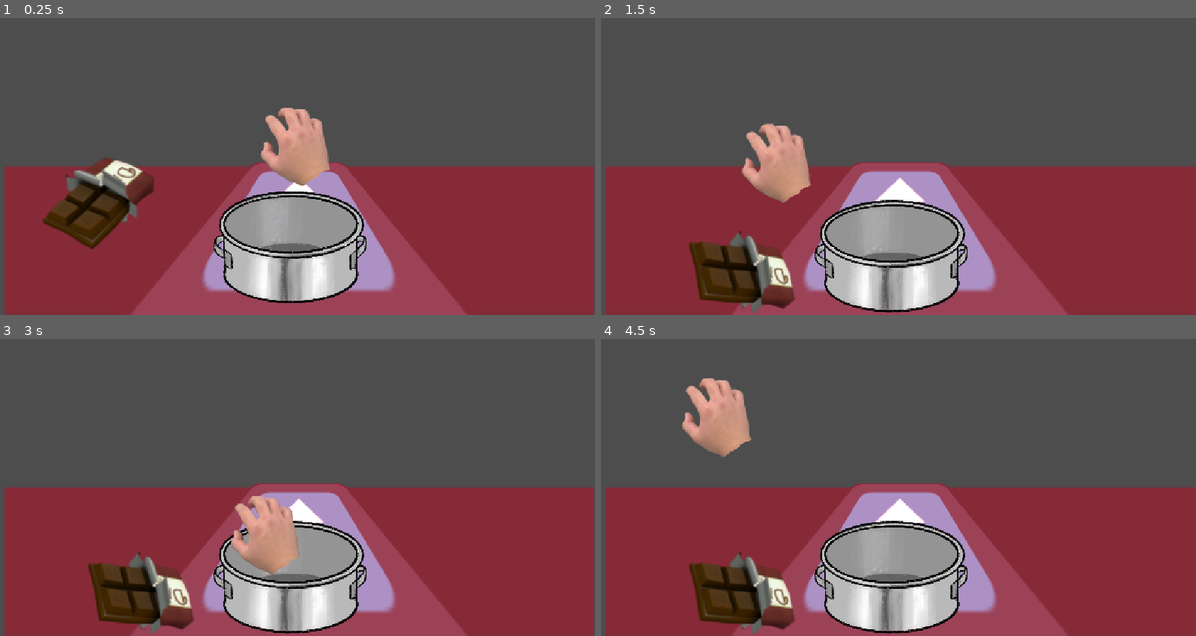
Above: before the commit, frames 1-4 (two rows, left to right).
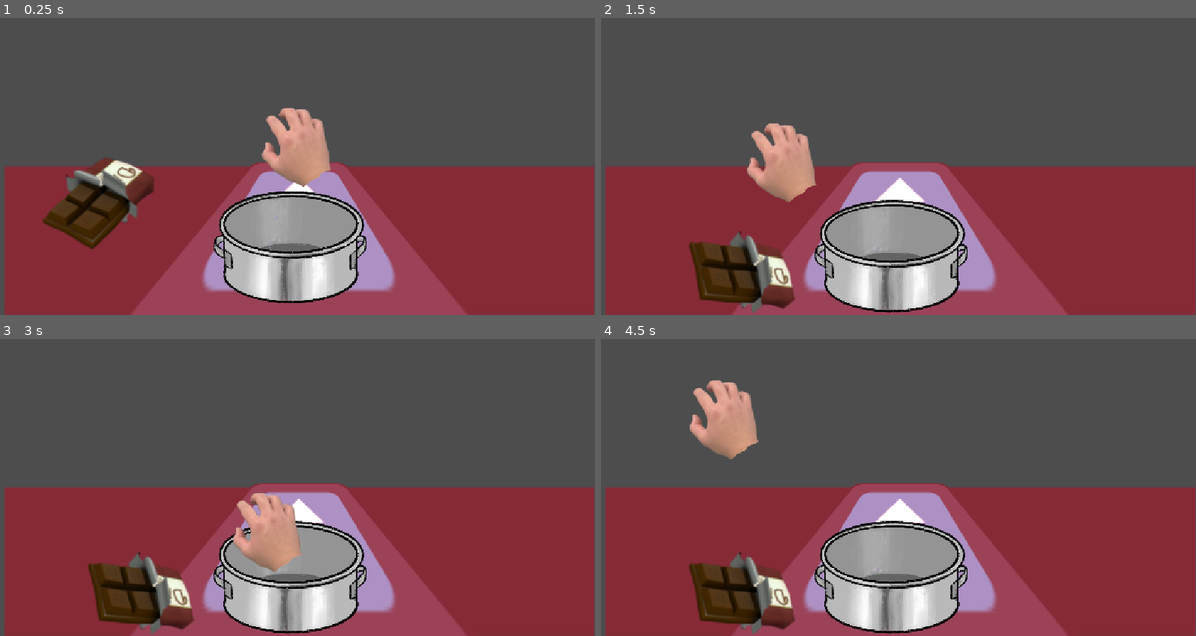
Above: after the commit, the same moments.

Repository: EugeneGLi/HotCocoaForTwo
Game: Godot game, scene res://scenes/demo.tscn
Two runs of this game, one before a commit and one after it. Both use one fixed random seed, a clock stepped at 60 frames per second and the inputs below. The engine's default icon, where the game draws it, is replaced by a stand-in: a white triangle on a blue panel in a dark square.
Inputs (mouse positions are in pixels of both pictures, inside the frame that each line leads up to):
- Up to frame 1 (0.25 s): no input
- Up to frame 2 (1.5 s): tap Enter (ui_accept) at 0.5, 0.77 s; move the mouse to (1029, 130) at 0.52 s; press the mouse at (1029, 130) at 0.53 s; hold Right (ui_right) from 0.53 s (still down); move the mouse to (773, 163) at 1.27 s; release the mouse at (773, 163) at 1.28 s; click (773, 163) at 1.35 s
- Up to frame 3 (3 s): tap Enter (ui_accept) at 1.52, 2, 2.75 s; move the mouse to (357, 392) at 2.02 s; release Right (ui_right) at 2.03 s; press the mouse at (357, 392) at 2.03 s; hold Left (ui_left) 2.03-2.78 s; move the mouse to (267, 535) at 2.77 s; release the mouse at (267, 535) at 2.78 s; hold Right (ui_right) from 2.78 s (still down); click (267, 535) at 2.85 s
- Up to frame 4 (4.5 s): tap Enter (ui_accept) at 3.02, 3.5, 3.77, 4.25 s; move the mouse to (1077, 517) at 3.52 s; press the mouse at (1077, 517) at 3.53 s; move the mouse to (714, 416) at 4.27 s; release Right (ui_right) at 4.28 s; release the mouse at (714, 416) at 4.28 s; hold Left (ui_left) from 4.28 s (still down); click (714, 416) at 4.35 s

The runs differ from the first frame. In frame 1, 0.2% of the frame differs, in the area x 43-56%, y 30-57%; in frame 2, 0.9%; in frame 3, 0.7%; in frame 4, 1.1%, in the area x 13-27%, y 13-41%.

Commit message:
Improve hand and grab physics
Smooth cursor-follow movement and use a shape query to grab the closest grabbable rigid body. Move held items with collision-aware kinematic motion and restore their prior freeze state on release. Remove the ingredient-specific grab signal path.

Co-authored-by: Copilot App <223556219+Copilot@users.noreply.github.com>

Diff:
--- a/HotCocoaForTwo/scenes/demo.tscn
+++ b/HotCocoaForTwo/scenes/demo.tscn
@@ -2,7 +2,6 @@
 
 [ext_resource type="Shader" uid="uid://ihjiyr6nhntm" path="res://shaders/tabletemp.gdshader" id="1_ba4lm"]
 [ext_resource type="Texture2D" uid="uid://4q335xxs2p" path="res://icon.svg" id="1_tqfh0"]
-[ext_resource type="Script" uid="uid://d4dbrldky3nna" path="res://scripts/hand.gd" id="1_x0xbu"]
 [ext_resource type="PackedScene" uid="uid://cvacwf6q2s7nr" path="res://scenes/hand.tscn" id="3_l20p6"]
 [ext_resource type="Texture2D" uid="uid://cjeubcy04atf0" path="res://assets/Pot_Empty.png" id="4_b0nem"]
 [ext_resource type="PackedScene" uid="uid://cai0m5xuone5r" path="res://scenes/ingredient.tscn" id="4_vephn"]
@@ -20,7 +19,6 @@
 size = Vector2(1221.5, 191)
 
 [node name="Node2D" type="Node2D" unique_id=1738999152]
-script = ExtResource("1_x0xbu")
 
 [node name="table" type="Sprite2D" parent="." unique_id=1138692711]
 modulate = Color(0.64705884, 0.16470589, 0.16470589, 1)
@@ -55,5 +53,3 @@
 [node name="table collision" type="CollisionShape2D" parent="table2" unique_id=976665633]
 position = Vector2(619.25, 723)
 shape = SubResource("RectangleShape2D_e1qvk")
-
-[connection signal="grab_item" from="Hand" to="Ingredient" method="_on_main_thingy_grab_item"]
--- a/HotCocoaForTwo/scenes/ingredient.tscn
+++ b/HotCocoaForTwo/scenes/ingredient.tscn
@@ -1,7 +1,6 @@
 [gd_scene format=3 uid="uid://cai0m5xuone5r"]
 
 [ext_resource type="Texture2D" uid="uid://dh31461mqgyxn" path="res://assets/choclate.png" id="1_rcex7"]
-[ext_resource type="Script" uid="uid://8fh45c5xxnl5" path="res://scripts/ingredient.gd" id="1_ssx0k"]
 [ext_resource type="PackedScene" uid="uid://clgm0opwuomqn" path="res://scenes/grabbable.tscn" id="2_de0p5"]
 
 [sub_resource type="RectangleShape2D" id="RectangleShape2D_r8pa7"]
@@ -12,7 +11,6 @@
 
 [node name="Ingredient" type="Node2D" unique_id=993039001]
 scale = Vector2(1.665, 1.665)
-script = ExtResource("1_ssx0k")
 
 [node name="GrabbableTemplate" parent="." unique_id=1450439087 instance=ExtResource("2_de0p5")]
 unique_name_in_owner = true
--- a/HotCocoaForTwo/scripts/hand.gd
+++ b/HotCocoaForTwo/scripts/hand.gd
@@ -4,42 +4,94 @@
 
 @export var hand:Sprite2D
 @export var handHitBox: Area2D
+@export_range(0.0, 40.0, 0.1) var hand_follow_speed := 18.0
 
 @export var handSprites: Dictionary[String, Texture2D] = {
 	"OpenHand" : null,
 	"ClosedHand": null
 }
 
-var grabbedItem: Node = null
+var grabbed_item: RigidBody2D
+var grab_offset := Vector2.ZERO
+var previous_freeze := false
+var previous_freeze_mode := 0
 
 
-signal grab_item(info: bool)
-# Called when the node enters the scene tree for the first time.
+func _physics_process(delta: float) -> void:
+	if hand:
+		var target_position := get_local_mouse_position()
+		hand.position = hand.position.lerp(target_position, 1.0 - exp(-hand_follow_speed * delta))
 
-# Called every frame. 'delta' is the elapsed time since the previous frame.
-@warning_ignore("unused_parameter")
-func _process(delta: float) -> void:
-	if hand:
-		hand.position = get_local_mouse_position();
+	if not is_instance_valid(grabbed_item):
+		grabbed_item = null
+		return
+
+	var target_item_position := handHitBox.global_position + grab_offset
+	grabbed_item.move_and_collide(target_item_position - grabbed_item.global_position)
 
 
-@warning_ignore("unused_parameter")
 func _input(event: InputEvent) -> void:
-	if not hand:
+	if event.is_action_pressed("Grab") and not event.is_echo():
+		if hand:
+			hand.texture = handSprites.get("ClosedHand")
+		if not is_instance_valid(grabbed_item):
+			_try_grab_closest()
+	elif event.is_action_released("Grab"):
+		if hand:
+			hand.texture = handSprites.get("OpenHand")
+		_release_grabbed_item()
+
+
+func _try_grab_closest() -> void:
+	if not handHitBox:
 		return
-	if Input.is_action_pressed("Grab"):
-		#check for collisions
-		hand.texture = handSprites["ClosedHand"]
-	if Input.is_action_just_pressed("Grab"):
-		for area: Area2D in handHitBox.get_overlapping_areas():
-			#if grabbable
-			if area.is_in_group("Grabbable"):
-				#grab
-				grabbedItem = area.get_parent()
-				grab_item.emit(true)
-				#currently only grab one
-				break;
-	if Input.is_action_just_released("Grab"):
-		hand.texture = handSprites["OpenHand"]
-		grabbedItem = null
-		grab_item.emit(false)
+
+	var shape_node := handHitBox.get_child(0) as CollisionShape2D
+	if not shape_node or not shape_node.shape:
+		return
+
+	var query := PhysicsShapeQueryParameters2D.new()
+	query.shape = shape_node.shape
+	query.transform = shape_node.global_transform
+	query.collision_mask = handHitBox.collision_mask
+	query.collide_with_areas = true
+	query.collide_with_bodies = false
+
+	var closest_item: RigidBody2D
+	var closest_distance_squared := INF
+	var space_state := get_world_2d().direct_space_state
+	for result: Dictionary in space_state.intersect_shape(query, 64):
+		var area := result.get("collider") as Area2D
+		if not area or not area.is_in_group("Grabbable"):
+			continue
+
+		var item := area.get_parent() as RigidBody2D
+		if not item:
+			continue
+
+		var distance_squared := handHitBox.global_position.distance_squared_to(item.global_position)
+		if distance_squared < closest_distance_squared:
+			closest_item = item
+			closest_distance_squared = distance_squared
+
+	if not closest_item:
+		return
+
+	grabbed_item = closest_item
+	grab_offset = grabbed_item.global_position - handHitBox.global_position
+	previous_freeze = grabbed_item.freeze
+	previous_freeze_mode = grabbed_item.freeze_mode
+	grabbed_item.freeze_mode = RigidBody2D.FREEZE_MODE_KINEMATIC
+	grabbed_item.freeze = true
+
+
+func _release_grabbed_item() -> void:
+	if is_instance_valid(grabbed_item):
+		grabbed_item.freeze_mode = previous_freeze_mode
+		grabbed_item.freeze = previous_freeze
+		if not previous_freeze:
+			grabbed_item.linear_velocity = Vector2.ZERO
+			grabbed_item.angular_velocity = 0.0
+
+	grabbed_item = null
+	grab_offset = Vector2.ZERO
--- a/HotCocoaForTwo/scripts/ingredient.gd
+++ /dev/null
@@ -1,12 +0,0 @@
-extends Node2D
-class_name Ingredient
-
-var isGrabbed = false;
-@warning_ignore("unused_parameter")
-func _process(_delta: float) -> void:
-	if isGrabbed:
-		%GrabbableTemplate.global_position = get_global_mouse_position()
-
-func _on_main_thingy_grab_item(info: bool) -> void:
-	isGrabbed = info
-	%GrabbableTemplate.freeze = info
